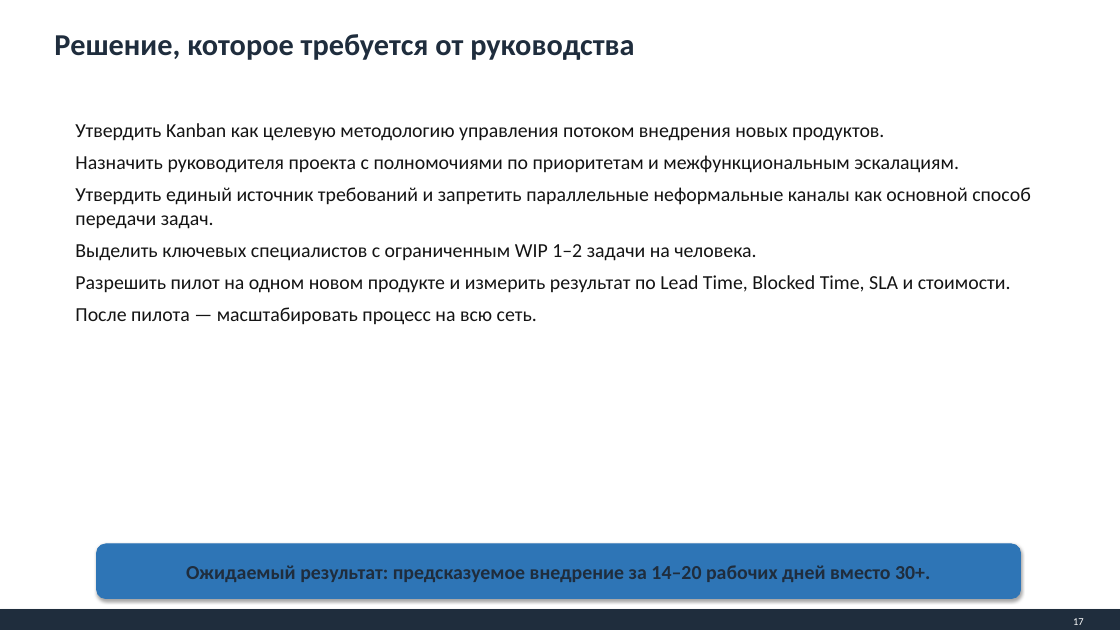
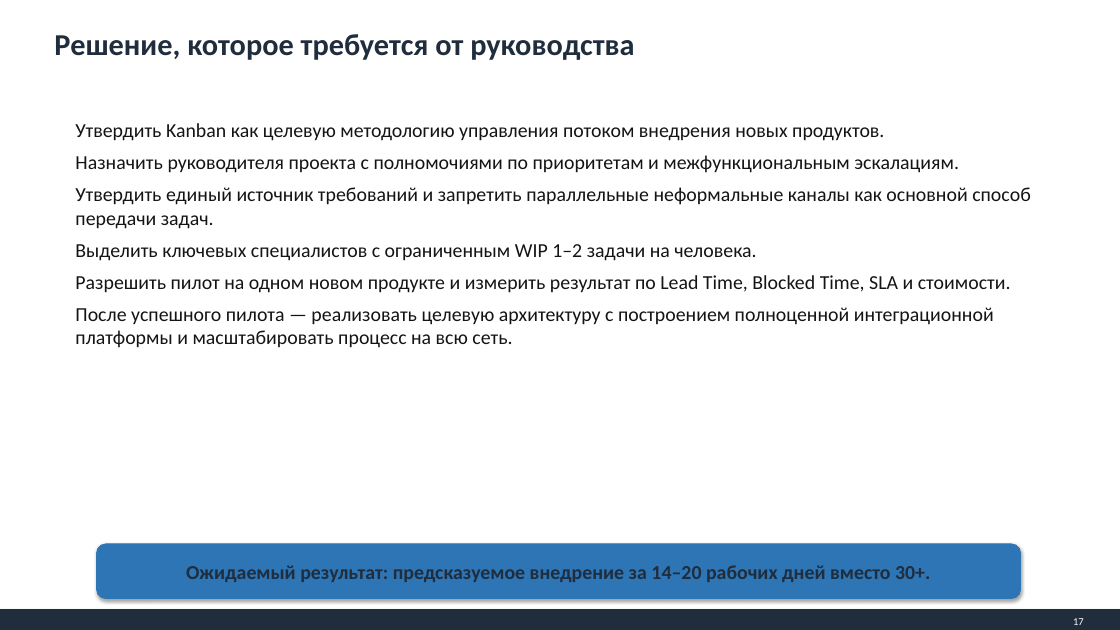
Before and after one commit to Romich177/otus_project_work, a slide deck: slide 17 of Documentation/Prezentation/Проект_ускорения_внедрения_нового_продукта.pptx. Drawn at 1120x630 pixels with LibreOffice and Linux fonts; fonts in the diff are those of the drawing. Boxes give left, top, right and bottom in pixels: in the first picture for what was removed or moved away, otherwise in the second. Text is boxed around its words. In the diff, an @@ line names an element or a change of style, - is before the commit and + after.

```diff
--- a/Documentation/Prezentation/Проект_ускорения_внедрения_нового_продукта.pptx
+++ b/Documentation/Prezentation/Проект_ускорения_внедрения_нового_продукта.pptx
@@ text at <box>75,307,994,348</box>: text changed @@
-После пилота — масштабировать процесс на всю сеть.
+После успешного пилота — реализовать целевую архитектуру с построением полноценной интеграционной платформы и масштабировать процесс на всю сеть.
```
Also in this commit, not shown: 3 other slides changed, 9 other files.
